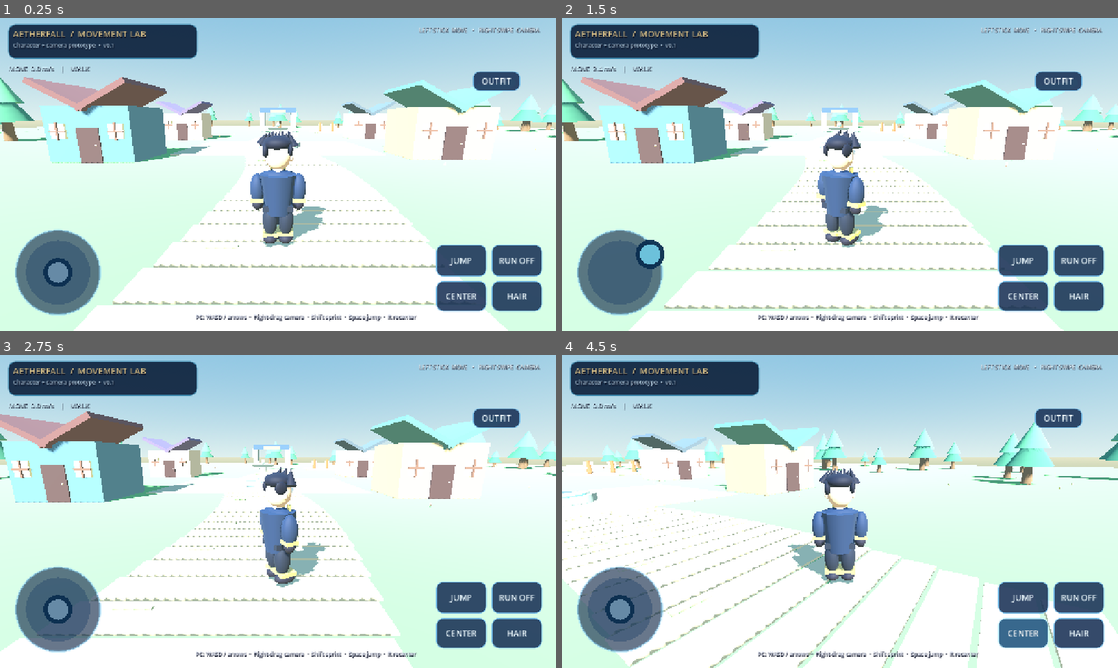
Above: before the commit, frames 1-4 (two rows, left to right).
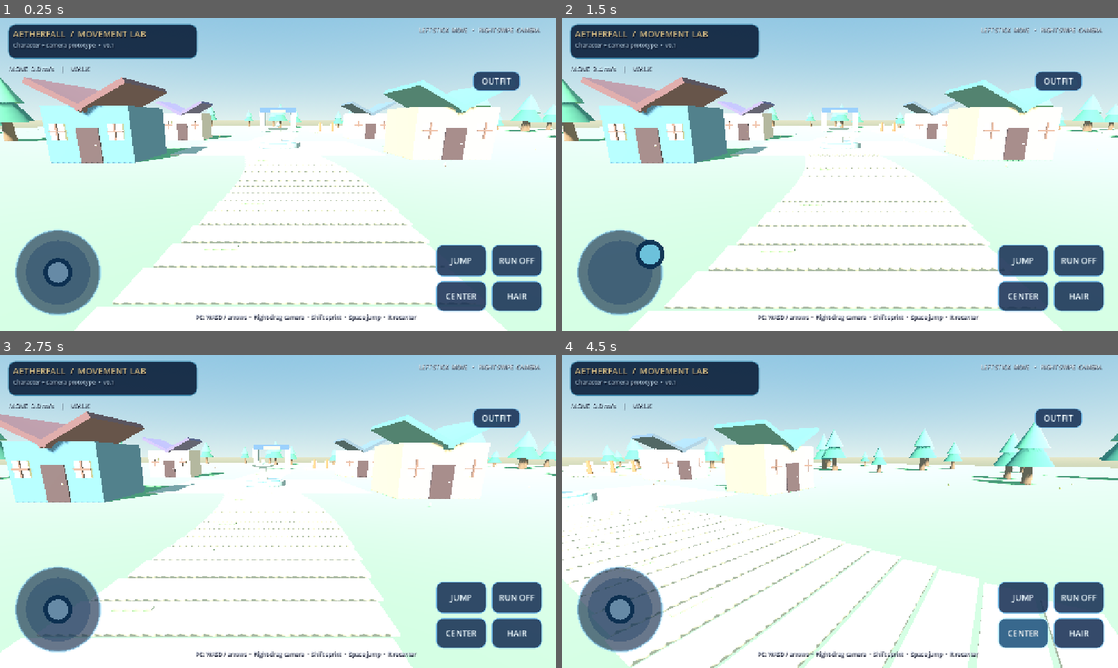
Above: after the commit, the same moments.

Repository: demetrecerrone-star/Aetherfall
Game: Godot game, scene res://scenes/main.tscn
Same seed, same stepped clock (60 frames per second), same inputs: the game is played once before the commit and once after it.
Inputs (mouse positions are in pixels of both pictures, inside the frame that each line leads up to):
- Up to frame 1 (0.25 s): no input
- Up to frame 2 (1.5 s): click "JUMP" at 0.5 s; drag from (617, 271) to (895, 105) at 1.27 s
- Up to frame 3 (2.75 s): drag from (166, 527) to (250, 574) at 2.02 s
- Up to frame 4 (4.5 s): click "RUN OFF" at 2.75 s; click "RUN ON" at 3.5 s; click "CENTER" at 4.25 s

The runs differ from the first frame. In frame 1, 4.1% of the frame differs, in the area x 0-100%, y 18-100%; in frame 2, 3.7%; in frame 3, 3.4%; in frame 4, 4.0%.
Error after the commit: Parse Error: Cannot infer the type of "is_left" variable because the value doesn't have a set type. (res://scripts/avatar_v02.gd:153)

Commit message:
v0.2 wire character studio and version bump: scenes/player.tscn

Diff:
--- a/scenes/player.tscn
+++ b/scenes/player.tscn
@@ -1,11 +1,11 @@
 [gd_scene load_steps=4 format=3]
 
 [ext_resource type="Script" path="res://scripts/player_controller.gd" id="1_controller"]
-[ext_resource type="Script" path="res://scripts/avatar_visual.gd" id="2_avatar"]
+[ext_resource type="Script" path="res://scripts/avatar_v02.gd" id="2_avatar"]
 
 [sub_resource type="CapsuleShape3D" id="CapsuleShape3D_player"]
 radius = 0.33
-height = 1.72
+height = 1.92
 
 [node name="Player" type="CharacterBody3D"]
 collision_layer = 2
@@ -14,7 +14,7 @@
 script = ExtResource("1_controller")
 
 [node name="PlayerCollision" type="CollisionShape3D" parent="."]
-position = Vector3(0, 0.87, 0)
+position = Vector3(0, 0.96, 0)
 shape = SubResource("CapsuleShape3D_player")
 
 [node name="Avatar" type="Node3D" parent="."]
